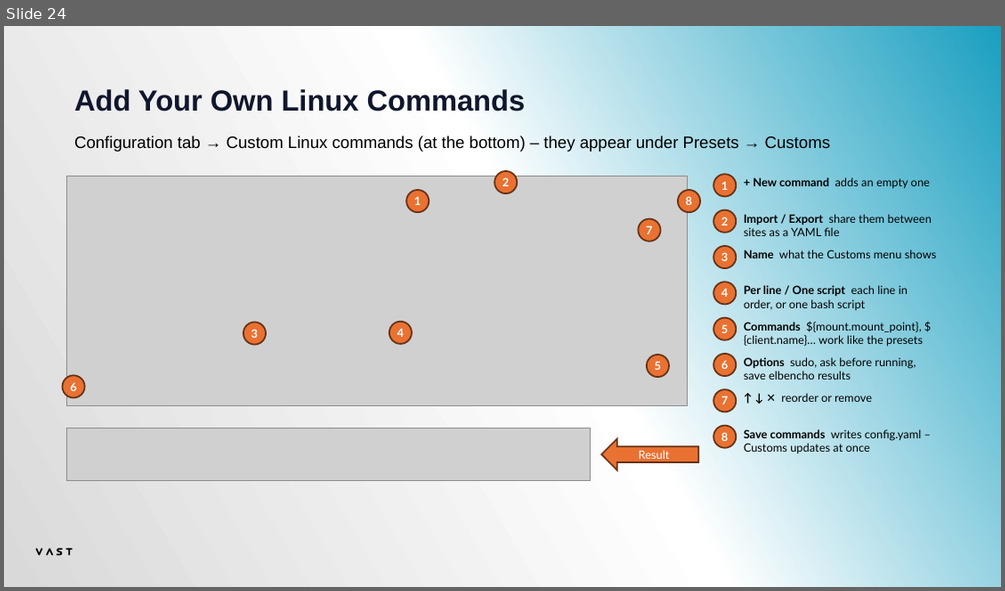
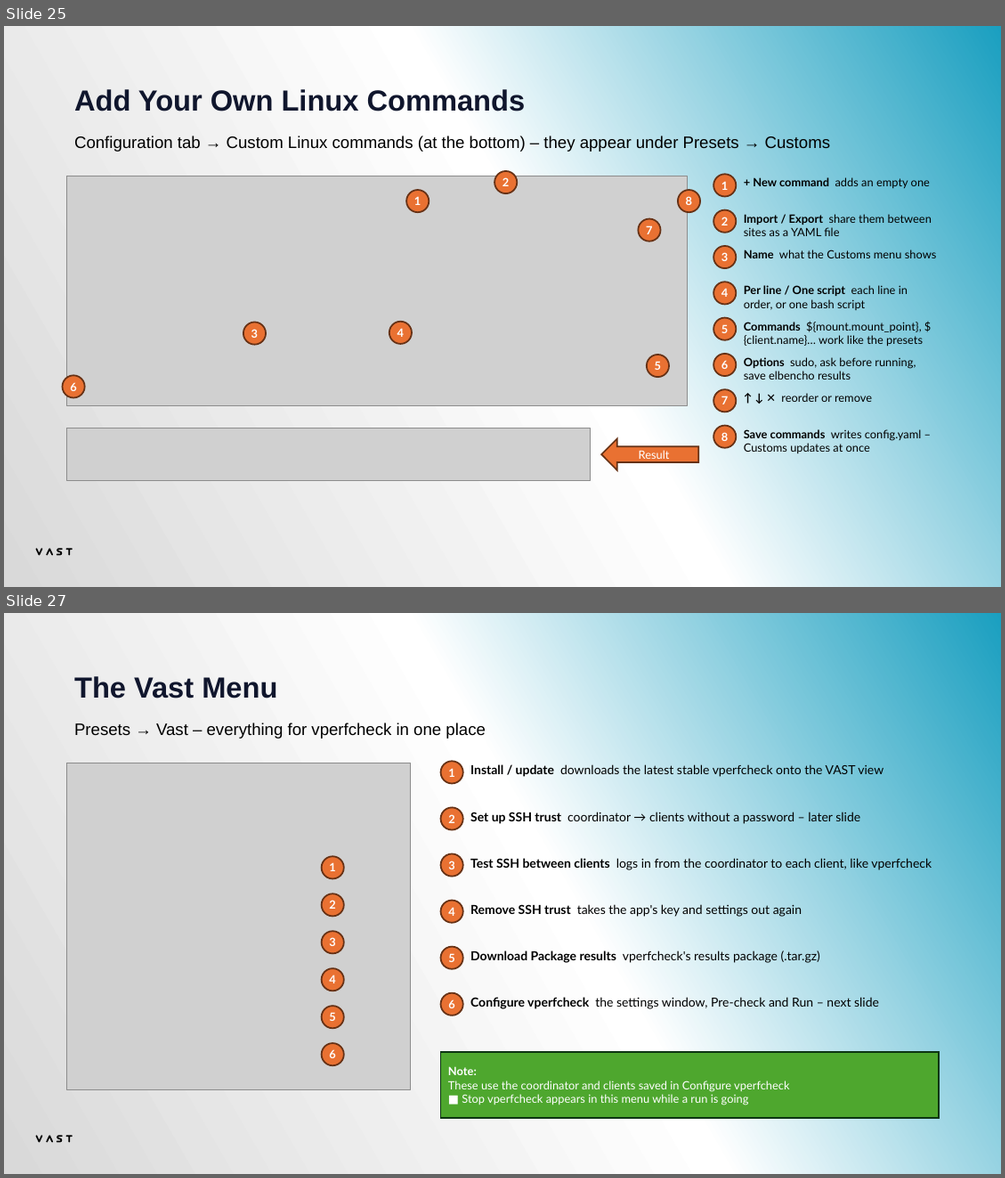
Before and after one commit to alexaung-staryskai/vast-test-automation, a slide deck: VAST Test Bench - Tester Manual.pptx. Shown one above the other, each under a label of ours: slide 24 before the commit, slides 25 and 27 after it; the slides between them are not shown. The pictures are 1005x591 and 1005x1178 pixels, drawn with LibreOffice and Linux fonts; fonts in the diff are those of the drawing; grey boxes stand for pictures. Boxes give left, top, right and bottom in pixels: in the first picture for what was removed or moved away, otherwise in the second. Text is boxed around its words. In the diff, an @@ line names an element or a change of style, - is before the commit and + after.

```diff
--- a/VAST Test Bench - Tester Manual.pptx
+++ b/VAST Test Bench - Tester Manual.pptx
@@ slide 27 added at [4, 613, 1001, 1174], background gradient #1A9FC0 to #FFFFFF to #D9D9D9; not listed: 4 template elements that a slide beside it also shows @@
@@ text added at [74, 676, 277, 698], 28 pt, text gradient #10162D to #1FD9FE, bold @@
+The Vast Menu
@@ text added at [74, 722, 485, 738], 16 pt, text #000000 @@
+Presets → Vast – everything for vperfcheck in one place
@@ picture added at [67, 763, 411, 1089] @@
@@ ellipse added at [441, 761, 463, 784], fill #E97132, outline #663216 1.5 pt, 11 pt, text #FFFFFF, bold @@
+1
@@ text added at [470, 764, 883, 777], 12 pt, text #000000 @@
+Install / update downloads the latest stable vperfcheck onto the VAST view
@@ ellipse added at [441, 807, 463, 830], fill #E97132, outline #663216 1.5 pt, 11 pt, text #FFFFFF, bold @@
+2
@@ text added at [470, 811, 860, 824], 12 pt, text #000000 @@
+Set up SSH trust coordinator → clients without a password – later slide
@@ ellipse added at [322, 856, 344, 878], fill #E97132, outline #663216 1.5 pt, 11 pt, text #FFFFFF, bold @@
+1
@@ ellipse added at [441, 854, 463, 876], fill #E97132, outline #663216 1.5 pt, 11 pt, text #FFFFFF, bold @@
+3
@@ text added at [470, 858, 931, 870], 12 pt, text #000000 @@
+Test SSH between clients logs in from the coordinator to each client, like vperfcheck
@@ ellipse added at [322, 893, 344, 916], fill #E97132, outline #663216 1.5 pt, 11 pt, text #FFFFFF, bold @@
+2
@@ ellipse added at [441, 900, 463, 923], fill #E97132, outline #663216 1.5 pt, 11 pt, text #FFFFFF, bold @@
+4
@@ text added at [470, 904, 801, 916], 12 pt, text #000000 @@
+Remove SSH trust takes the app's key and settings out again
@@ ellipse added at [322, 931, 344, 953], fill #E97132, outline #663216 1.5 pt, 11 pt, text #FFFFFF, bold @@
+3
@@ ellipse added at [441, 947, 463, 969], fill #E97132, outline #663216 1.5 pt, 11 pt, text #FFFFFF, bold @@
+5
@@ text added at [470, 950, 820, 963], 12 pt, text #000000 @@
+Download Package results vperfcheck's results package (.tar.gz)
@@ ellipse added at [322, 968, 344, 990], fill #E97132, outline #663216 1.5 pt, 11 pt, text #FFFFFF, bold @@
+4
@@ ellipse added at [322, 1005, 344, 1028], fill #E97132, outline #663216 1.5 pt, 11 pt, text #FFFFFF, bold @@
+5
@@ ellipse added at [441, 993, 463, 1015], fill #E97132, outline #663216 1.5 pt, 11 pt, text #FFFFFF, bold @@
+6
@@ text added at [470, 997, 879, 1009], 12 pt, text #000000 @@
+Configure vperfcheck the settings window, Pre-check and Run – next slide
@@ ellipse added at [322, 1043, 344, 1065], fill #E97132, outline #663216 1.5 pt, 11 pt, text #FFFFFF, bold @@
+6
@@ rectangle added at [441, 1052, 938, 1118], fill #4EA72E, outline #0D3612 1.5 pt, 11 pt, text #FFFFFF @@
+Note:
+These use the coordinator and clients saved in Configure vperfcheck
+■ Stop vperfcheck appears in this menu while a run is going
@@ what was slide 24 is now slide 25 @@
```
Also in this commit, not shown: 8 slides changed, 4 other slides added.
